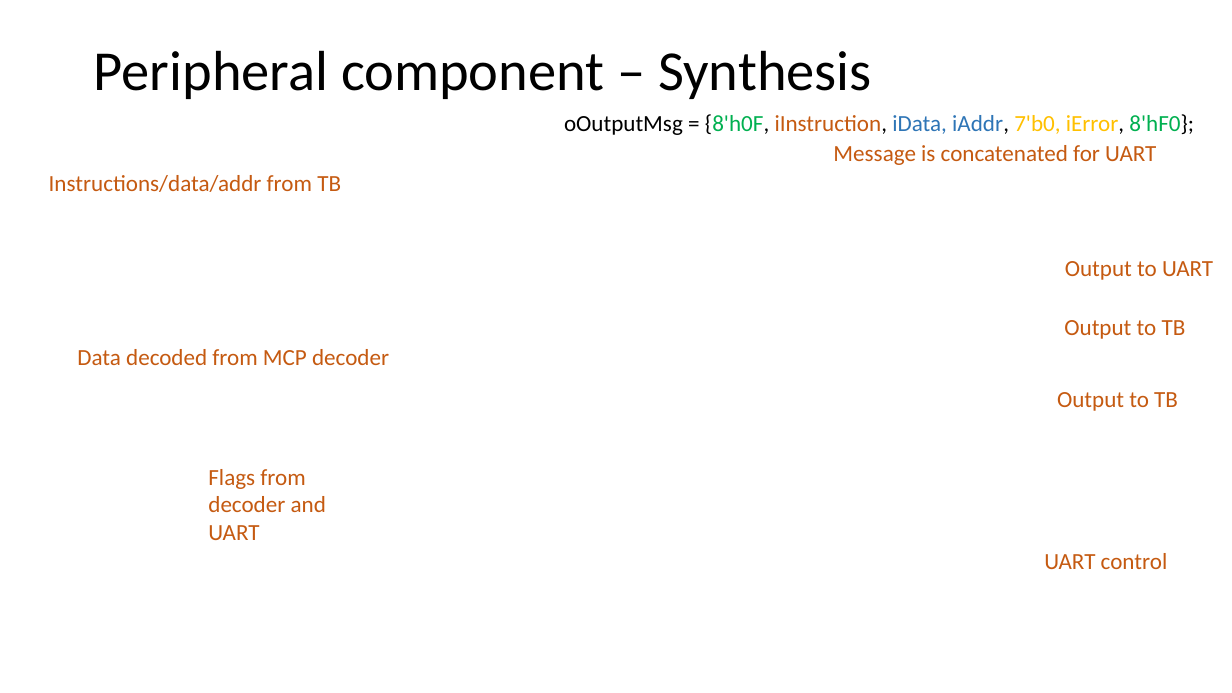
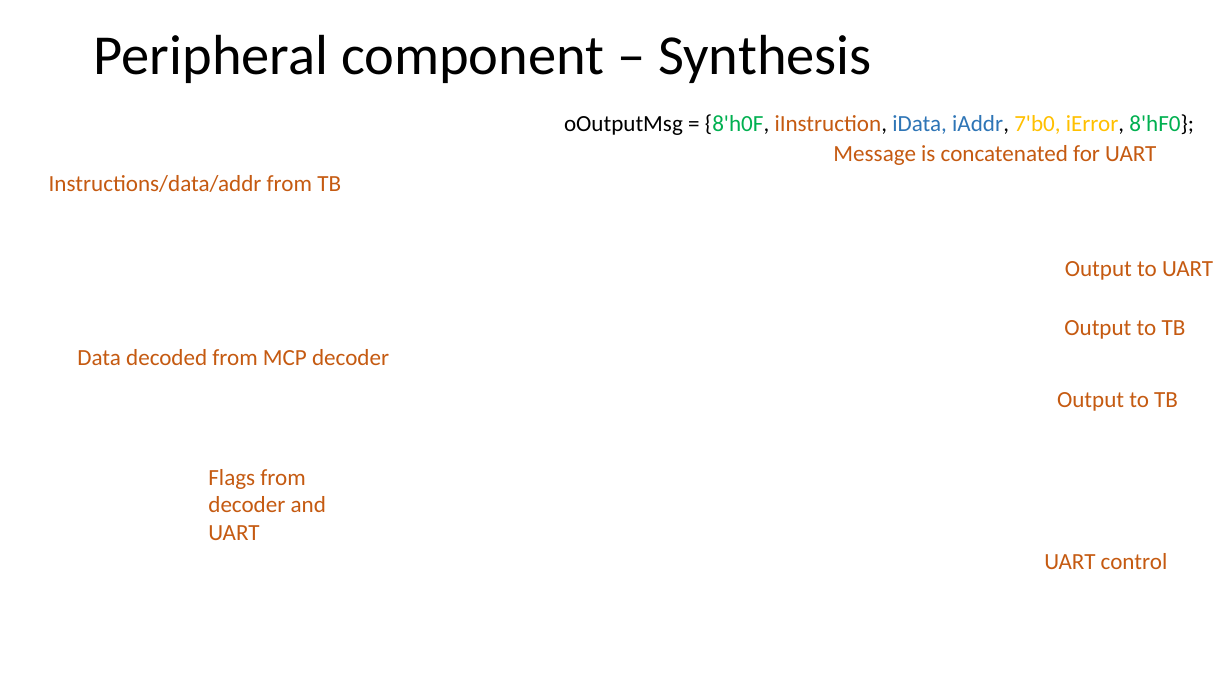
Before and after one commit to md710644/finalarquicompu, a slide deck: slide 5 of Diseno_final_arq.pptx. Drawn at 1232x693 pixels with LibreOffice and Linux fonts; fonts in the diff are those of the drawing; background and template pictures are left out. Boxes give left, top, right and bottom in pixels: in the first picture for what was removed or moved away, otherwise in the second. Text is boxed around its words. In the diff, an @@ line names an element or a change of style, - is before the commit and + after.

```diff
--- a/Diseno_final_arq.pptx
+++ b/Diseno_final_arq.pptx
@@ text "Peripheral component – Synthesis": place and size @@
-text "Peripheral component – Synthesis" at (94, 50, 872, 99)
+text "Peripheral component – Synthesis" at (94, 34, 872, 83)
```
Also in this commit, not shown: 1 slide added.
